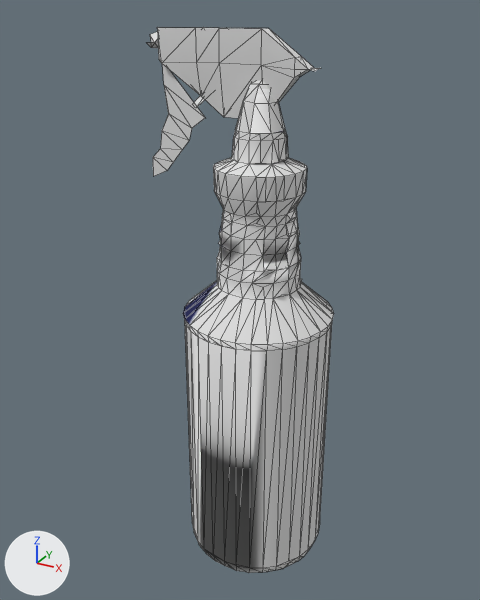
Before and after pictures for a commit that changed the glTF model public/models/lowpix/world/spray_bottle.glb.
The view is the same before and after, from a 50 mm lens placed at (0.106, -0.1913, 0.1977), pointed at (-0.0005, 0.0022, 0.1009). Arrows for +X, +Y and +Z are at lower left; the lights stay in place. The picture after the commit comes second. Mesh edges are drawn as thin lines. Where no turn or scale is listed for an object, it has been applied to the vertices. Vertices at exactly the same position are counted once.
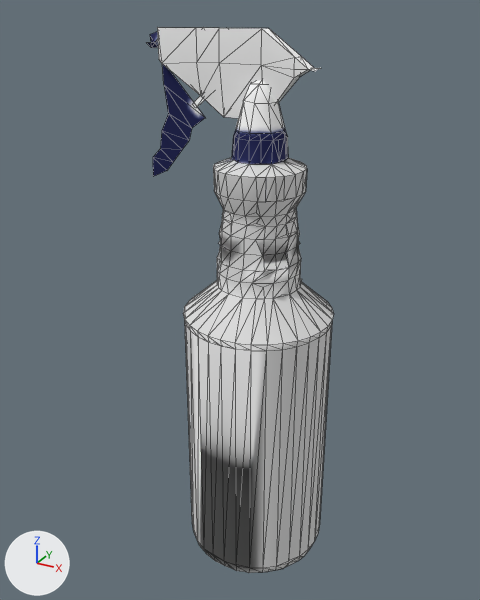
What differs and where, as boxes [x1, y1, x2, y2] in the pictures (480 x 600 px):
part 1 of me_mesh, surface changed
    both: [147, 27, 321, 347]

The change in detail:
me_mesh has 513 vertices, 992 faces and spans x -0.035..0.035, y -0.026..0.026, z -0.096..0.096.
me_mesh is used by ob_mesh; location (0.0, 0.0, 0.096).
me_mesh part 1: 992 kept faces spanning x -0.035..0.035, y -0.026..0.026, z -0.096..0.096 get new texture (UV) coordinates.
